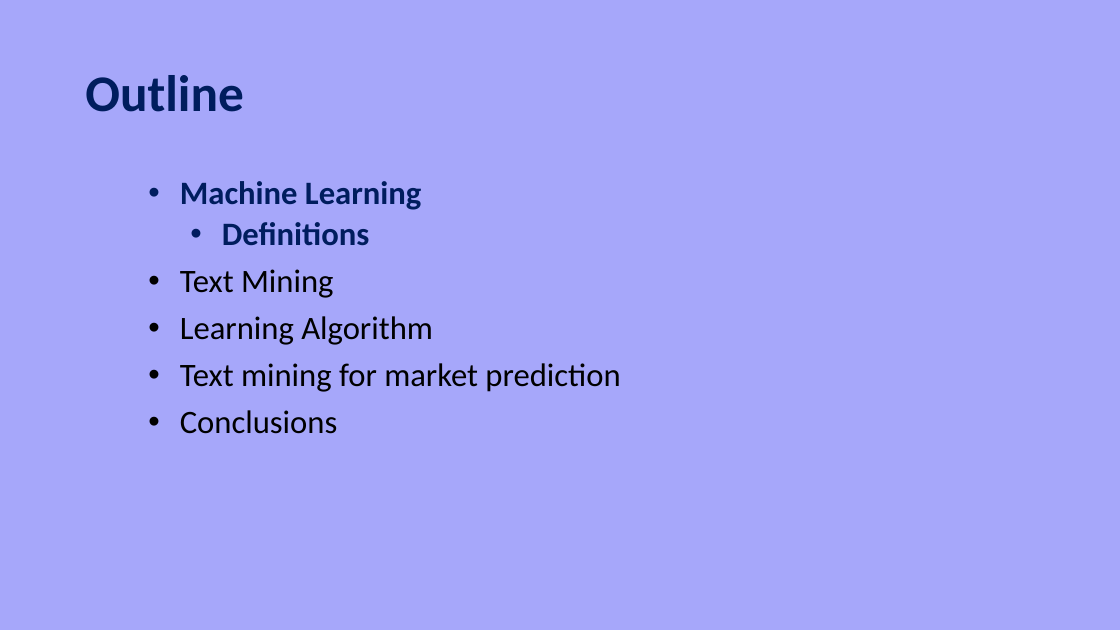
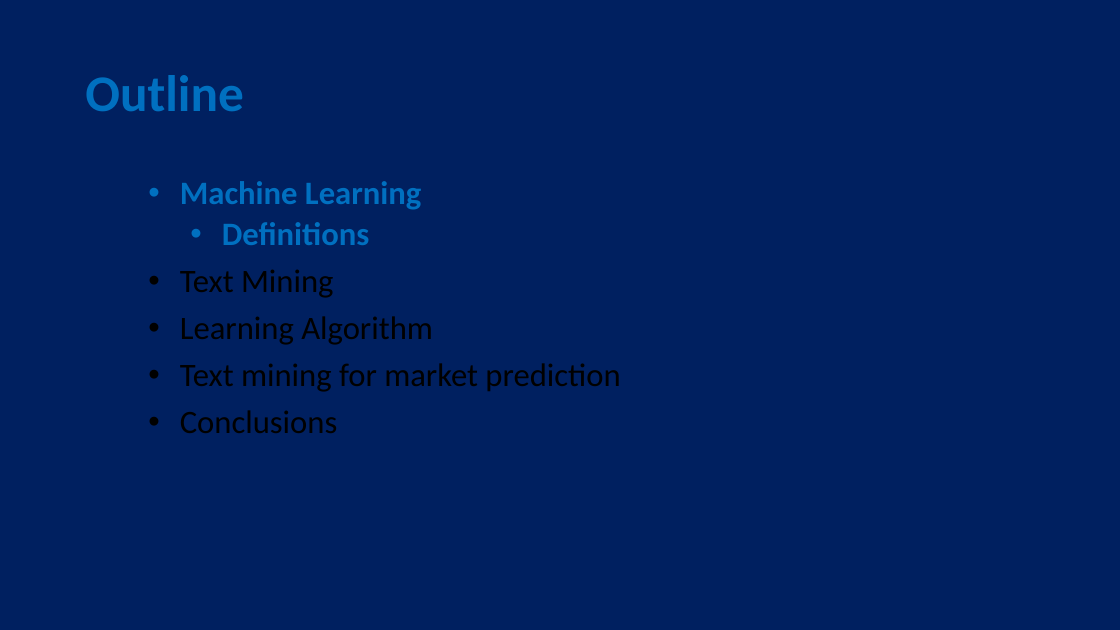
Before and after one commit to moran-abitbul/PreFix, a slide deck: slide 2 of server/uploads/updated-test.pptx. Drawn at 1120x630 pixels with LibreOffice and Linux fonts; fonts in the diff are those of the drawing. Boxes give left, top, right and bottom in pixels: in the first picture for what was removed or moved away, otherwise in the second. Text is boxed around its words. In the diff, an @@ line names an element or a change of style, - is before the commit and + after.

```diff
--- a/server/uploads/updated-test.pptx
+++ b/server/uploads/updated-test.pptx
@@ background #A6A7FA to #002060 @@
@@ title "Outline" at [85, 75, 243, 111]: text colour #001D5E to #0070C0 @@
@@ text at [180, 181, 421, 245]: text colour #001D5E to #0070C0 in "Machine Learning", "Definitions" @@
```
Also in this commit, not shown: 6 other slides changed, 16 other files.
